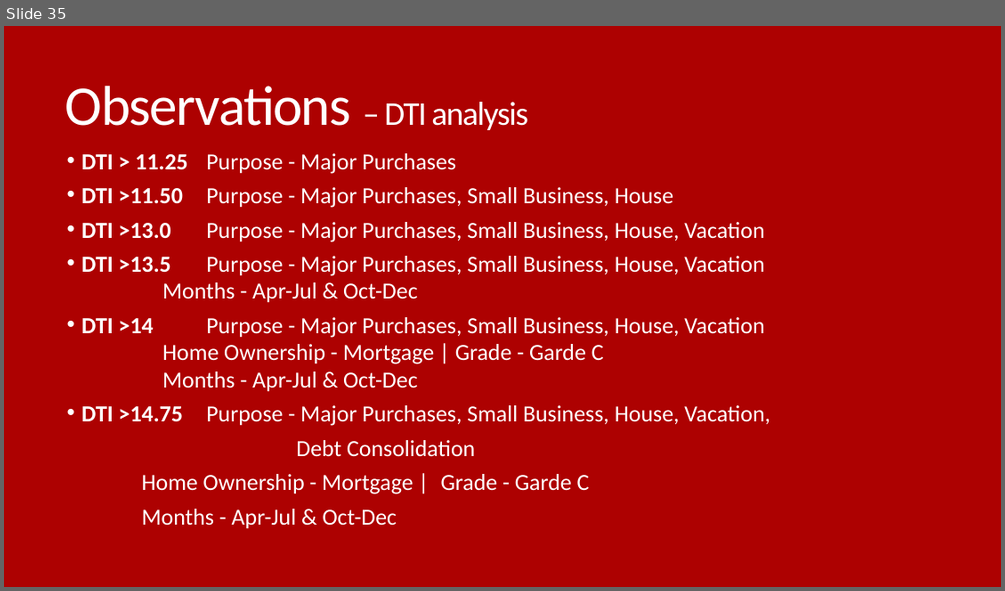
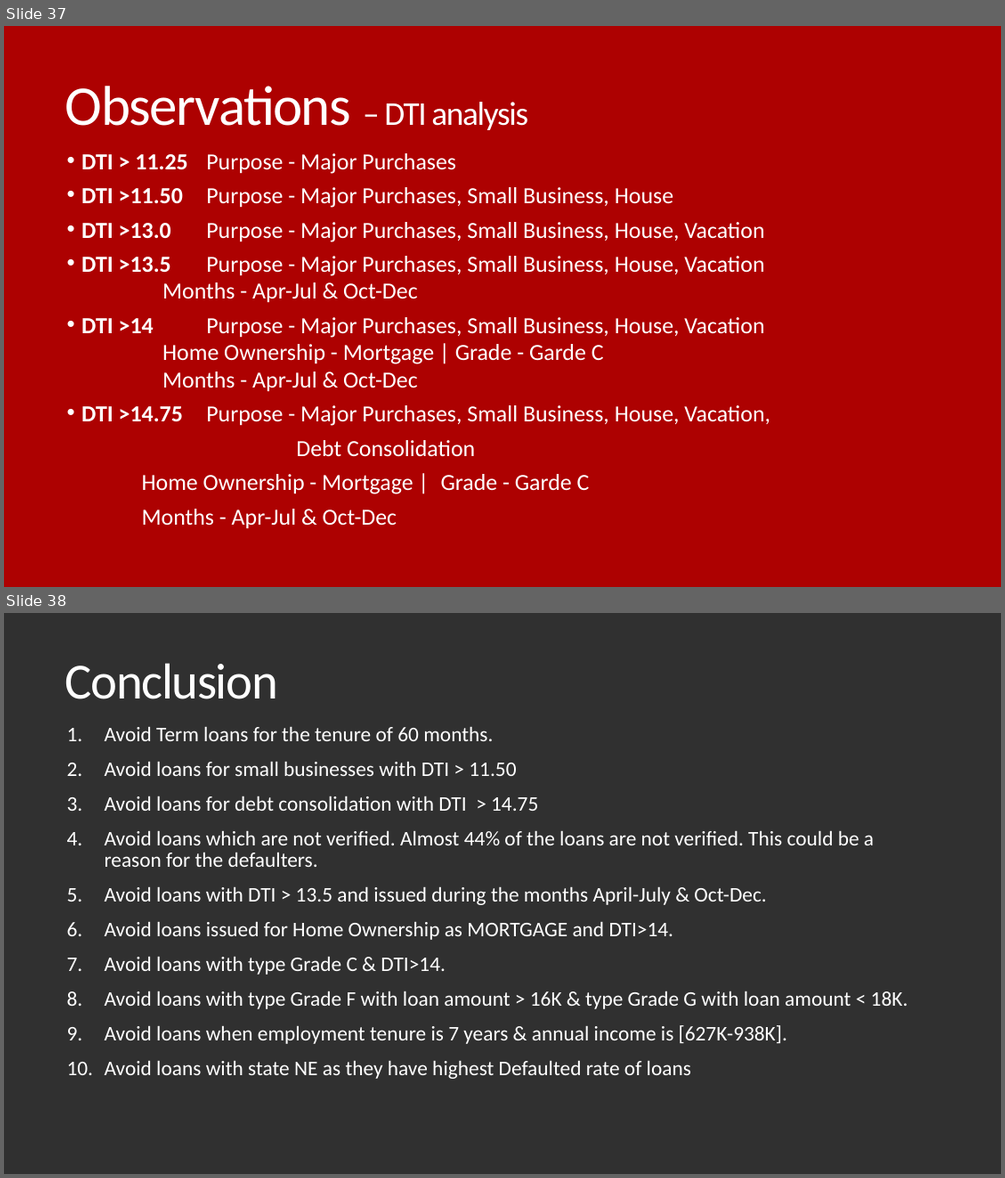
Before and after one commit to Vasista-Eranki/LendingClubCaseStudy, a slide deck: Lending Club Case Study.pptx. Shown one above the other, each under a label of ours: slide 35 before the commit, slides 37 and 38 after it. The pictures are 1005x591 and 1005x1178 pixels, drawn with LibreOffice and Linux fonts; fonts in the diff are those of the drawing. Boxes give left, top, right and bottom in pixels: in the first picture for what was removed or moved away, otherwise in the second. Text is boxed around its words. In the diff, an @@ line names an element or a change of style, - is before the commit and + after.

```diff
--- a/Lending Club Case Study.pptx
+++ b/Lending Club Case Study.pptx
@@ slide 38 added at box(4, 613, 1001, 1174), background #303030 @@
@@ title added at box(65, 663, 278, 699), 48.6 pt, text #FFFFFF @@
+Conclusion
@@ text added at box(105, 726, 908, 1078), 20 pt, text #FFFFFF @@
+1. Avoid Term loans for the tenure of 60 months.
+2. Avoid loans for small businesses with DTI > 11.50
+3. Avoid loans for debt consolidation with DTI > 14.75
+4. Avoid loans which are not verified. Almost 44% of the loans are not verified. This could be a reason for the defaulters.
+5. Avoid loans with DTI > 13.5 and issued during the months April-July & Oct-Dec.
+6. Avoid loans issued for Home Ownership as MORTGAGE and DTI>14.
+7. Avoid loans with type Grade C & DTI>14.
+8. Avoid loans with type Grade F with loan amount > 16K & type Grade G with loan amount < 18K.
+9. Avoid loans when employment tenure is 7 years & annual income is [627K-938K].
+10. Avoid loans with state NE as they have highest Defaulted rate of loans
@@ what was slide 35 is now slide 37 @@
```
Also in this commit, not shown: 8 slides changed, 2 other slides added, 1 other file.
